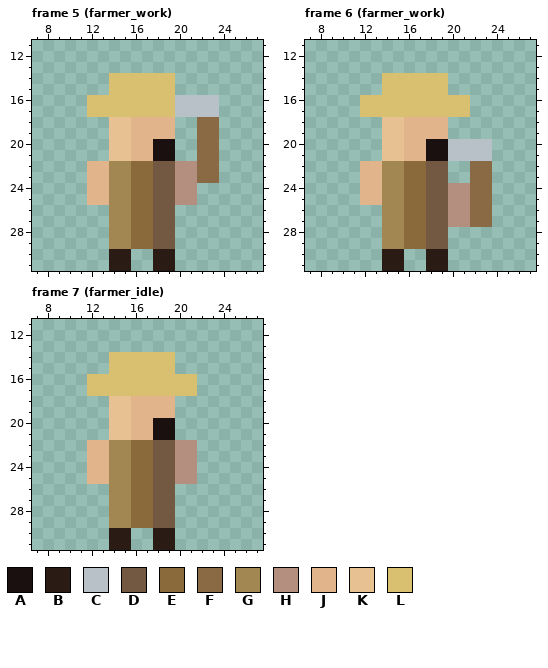
A pixel-art file gets an edit: art/townsfolk_humans.aseprite. This is how it looked before the edit.
32x32 pixels, 70 frames. Colours within 5 levels of each other are drawn and written as one. Shown: frame 5 (farmer_work): x 7..27, y 11..31; frame 6 (farmer_work): x 7..27, y 11..31; frame 7 (farmer_idle): x 7..27, y 11..31. The commit also changed other frames, which this record leaves out.
Palette (. is transparent): A #1a1010  B #2a1c14  C #b8c0c8  D #735842  E #8a6a3a  F #8a6a44  G #a38752  H #b48f7f  J #e2b48c  K #e8c192  L #d8c070
Pixels before, frame 5 (farmer_work), first column x 12:
14 ..LLLLLL....
15 ..LLLLLL....
16 LLLLLLLLCCCC
17 LLLLLLLLCCCC
18 ..KKJJJJ..FF
19 ..KKJJJJ..FF
20 ..KKJJAA..FF
21 ..KKJJAA..FF
22 JJGGEEDDHHFF
23 JJGGEEDDHHFF
24 JJGGEEDDHH..
25 JJGGEEDDHH..
26 ..GGEEDD....
27 ..GGEEDD....
28 ..GGEEDD....
29 ..GGEEDD....
30 ..BB..BB....
31 ..BB..BB....
Pixels before, frame 6 (farmer_work), first column x 12:
14 ..LLLLLL....
15 ..LLLLLL....
16 LLLLLLLLLL..
17 LLLLLLLLLL..
18 ..KKJJJJ....
19 ..KKJJJJ....
20 ..KKJJAACCCC
21 ..KKJJAACCCC
22 JJGGEEDD..FF
23 JJGGEEDD..FF
24 JJGGEEDDHHFF
25 JJGGEEDDHHFF
26 ..GGEEDDHHFF
27 ..GGEEDDHHFF
28 ..GGEEDD....
29 ..GGEEDD....
30 ..BB..BB....
31 ..BB..BB....
Pixels before, frame 7 (farmer_idle), first column x 12:
14 ..LLLLLL..
15 ..LLLLLL..
16 LLLLLLLLLL
17 LLLLLLLLLL
18 ..KKJJJJ..
19 ..KKJJJJ..
20 ..KKJJAA..
21 ..KKJJAA..
22 JJGGEEDDHH
23 JJGGEEDDHH
24 JJGGEEDDHH
25 JJGGEEDDHH
26 ..GGEEDD..
27 ..GGEEDD..
28 ..GGEEDD..
29 ..GGEEDD..
30 ..BB..BB..
31 ..BB..BB..
The result:
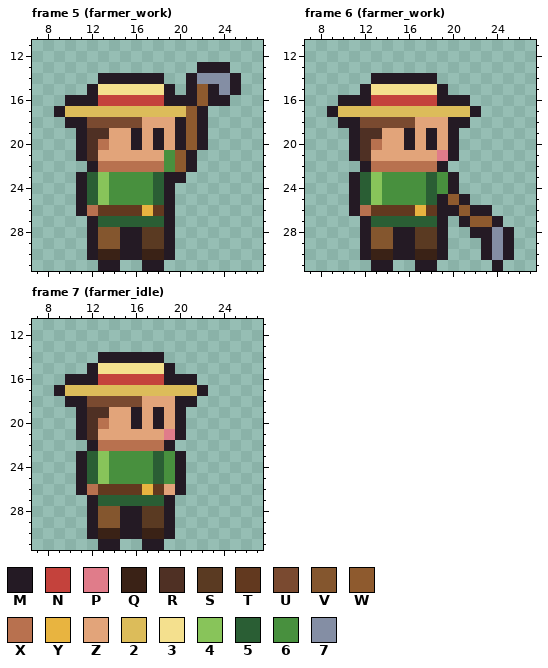
Colours new in this view: M #241a24  N #c4423c  P #e07c8a  Q #3a2216  R #4f3024  S #5a3a22  T #62391f  U #7a4a30  V #84562e  W #8e5a2e  X #b8714f  Y #e8b440  Z #e2a47a  2 #dcbc5a  3 #f4e08e  4 #88c45a  5 #2a5e34  6 #48903e  7 #848ea4
Diff:
Changed rows in their new state; - is an unchanged pixel.
Frame 5 (farmer_work):
first column x 9:
13 -------------MMM-
14 ----MMMMMM.-M777M
15 ---M333333M-MWM7M
16 -MMMNNNNNNMMMWMM-
17 M22222222222WM.--
18 -MMUUUUUZZZMWM.--
19 --MRRZZMZMZMWM.--
20 --MRXZZMZMZMWM.--
21 --MRZZZZZZ6WM..--
22 ---MXXXXXX6WM..--
23 --M5466665MM...--
24 --M5466665M..----
25 --M5466665M..----
26 --MXTTTTYTM------
27 ---M555555M------
28 ---MVVMMSSM------
29 ---MVVMMSSM------
30 ---MQQMMQQM------
31 ----MM.-MM.------
Frame 6 (farmer_work):
first column x 9:
14 ----MMMMMM.------
15 ---M333333M------
16 -MMMNNNNNNMMM----
17 M222222222222M---
18 -MMUUUUUZZZMM----
19 --MRRZZMZMZM-----
20 --MRXZZMZMZM...--
21 --MRZZZZZZPM...--
22 ---MXXXXXXM--..--
23 --M54666656M-..--
24 --M54666656M...--
25 --M5466665MWM..--
26 --MXTTTTYTMMWMM--
27 ---M555555M.MWWM-
28 ---MVVMMSSM--MM7M
29 ---MVVMMSSM---M7M
30 ---MQQMMQQM---M7M
31 ----MM.-MM.----M-
Frame 7 (farmer_idle):
first column x 9:
14 ----MMMMMM.---
15 ---M333333M---
16 -MMMNNNNNNMMM-
17 M222222222222M
18 -MMUUUUUZZZMM-
19 --MRRZZMZMZM--
20 --MRXZZMZMZM--
21 --MRZZZZZZPM--
22 ---MXXXXXXM..-
23 --M54666656M.-
24 --M54666656M.-
25 --M54666656M.-
26 --MXTTTTYTZM--
27 ---M555555M---
28 ---MVVMMSSM---
29 ---MVVMMSSM---
30 ---MQQMMQQM---
31 ----MM.-MM.---
